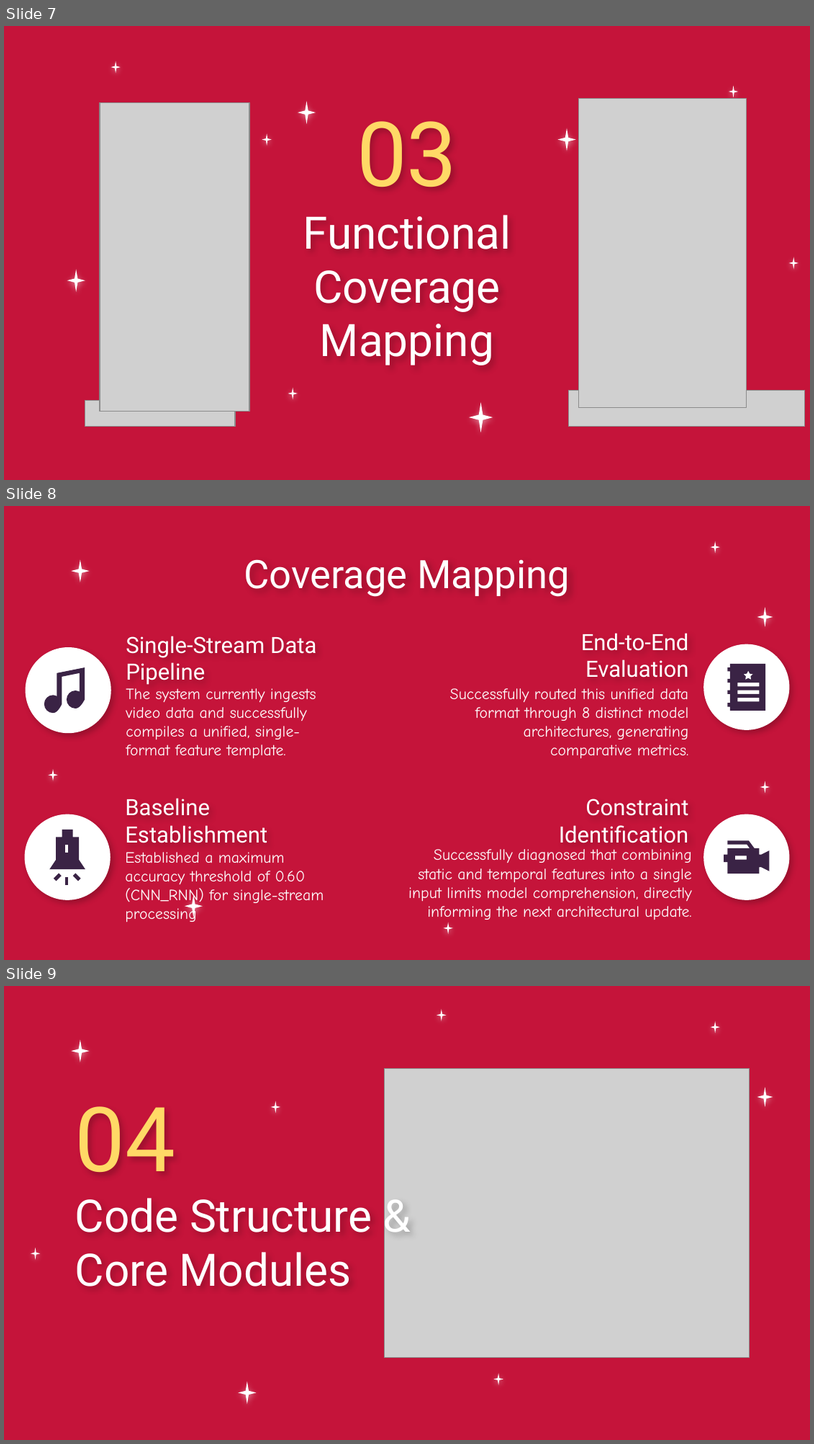
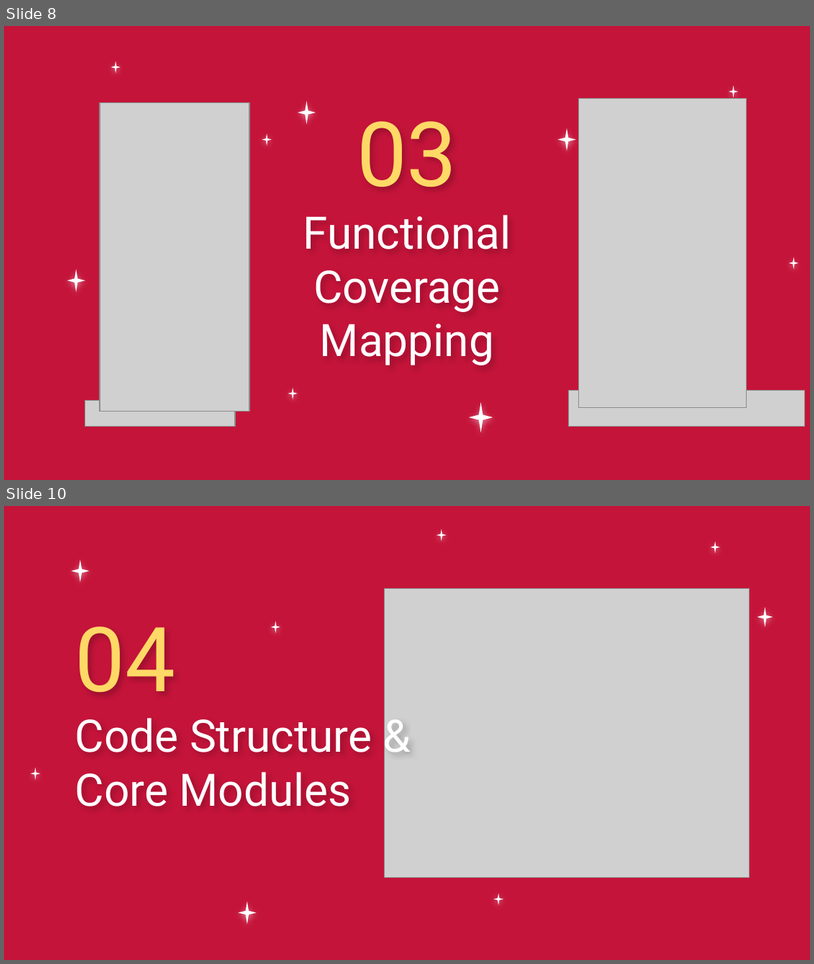
Before and after one commit to MiraPhilip12/Graduation_Project_ESLSCA, a slide deck: Milestone 4/Graduation_Project_Milestone4.pptx. Shown one above the other, each under a label of ours: slides 7, 8 and 9 before the commit, slides 8 and 10 after it; the slides between them are not shown. The pictures are 814x1444 and 814x964 pixels, drawn with LibreOffice and Linux fonts; fonts in the diff are those of the drawing; grey boxes stand for pictures; background and template pictures are left out. Boxes give left, top, right and bottom in pixels: in the first picture for what was removed or moved away, otherwise in the second. Text is boxed around its words. In the diff, an @@ line names an element or a change of style, - is before the commit and + after.

```diff
--- a/Milestone 4/Graduation_Project_Milestone4.pptx
+++ b/Milestone 4/Graduation_Project_Milestone4.pptx
@@ slide 8 removed at (4,506,810,960), background picture (left out); not listed: 3 template elements that a slide beside it also shows @@
@@ title removed at (244,559,570,597) @@
-Coverage Mapping
@@ title removed at (581,633,689,677) @@
-End-to-End Evaluation
@@ ellipse removed at (25,647,111,733) @@
@@ title removed at (126,636,316,685) @@
-Single-Stream Data Pipeline
@@ ellipse removed at (704,644,790,729) @@
@@ freeform shape removed at (44,667,85,713) @@
@@ freeform shape removed at (728,663,766,710) @@
@@ subtitle removed at (126,688,316,759) @@
-The system currently ingests video data and successfully compiles a unified, single-format feature template.
@@ subtitle removed at (450,688,689,759) @@
-Successfully routed this unified data format through 8 distinct model architectures, generating comparative metrics.
@@ title removed at (125,798,268,843) @@
-Baseline Establishment
@@ title removed at (559,798,689,843) @@
-Constraint Identification
@@ ellipse removed at (25,814,111,900) @@
@@ ellipse removed at (704,814,790,900) @@
@@ subtitle removed at (409,849,692,919) @@
-Successfully diagnosed that combining static and temporal features into a single input limits model comprehension, directly informing the next architectural update.
@@ freeform shape removed at (724,841,769,874) @@
@@ subtitle removed at (125,852,324,922) @@
-Established a maximum accuracy threshold of 0.60 (CNN_RNN) for single-stream processing
@@ group removed at (50,829,85,885): 4 freeform shapes @@
@@ group removed at (49,769,770,934): 4 stars @@
@@ what was slide 7 is now slide 8 @@
@@ what was slide 9 is now slide 10 @@
```
Also in this commit, not shown: 3 slides changed, 9 slides added, 11 other slides removed.
